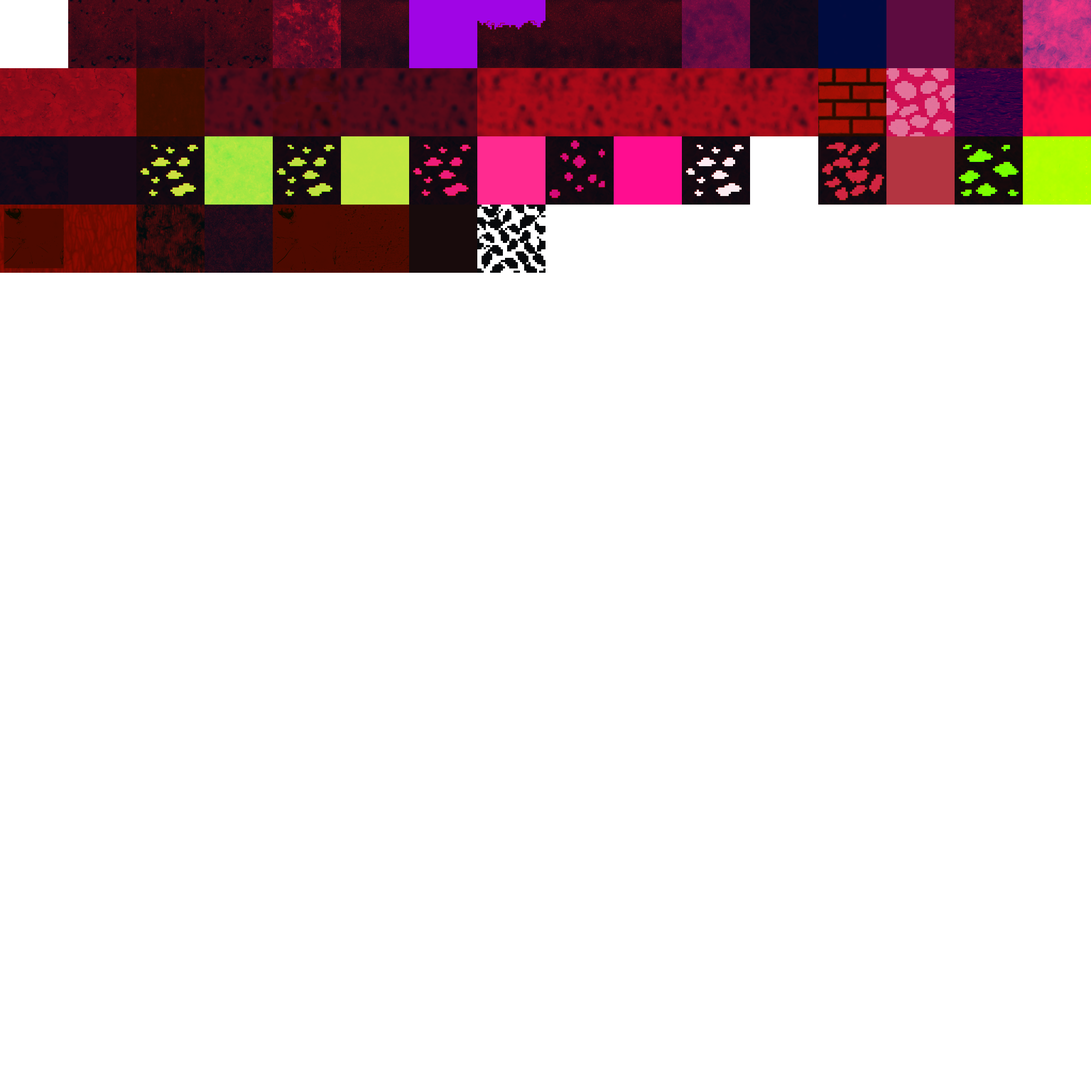
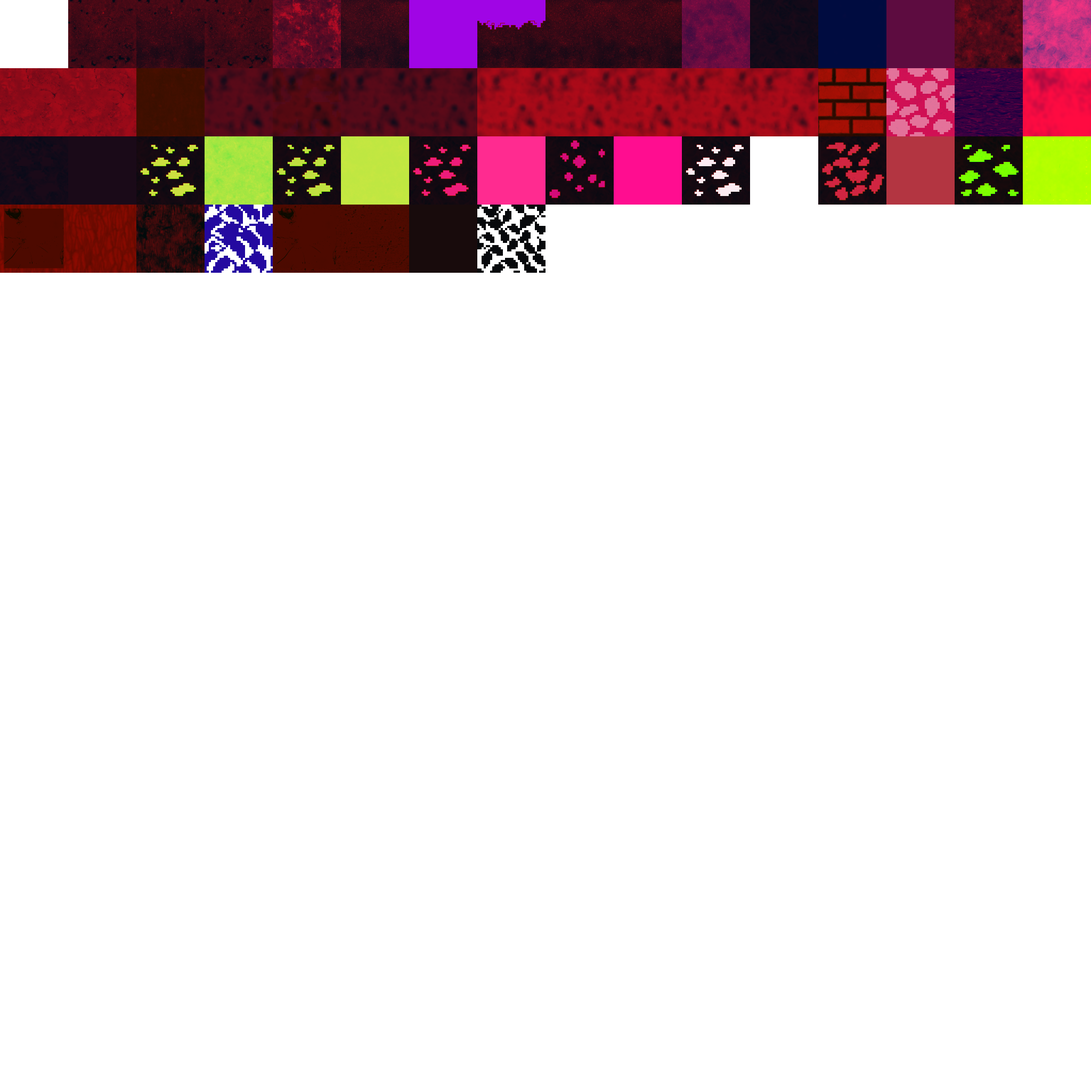
The second 1091x1091 image is a revision of the first. Changes to its layers:
painted on "oak_leaves" over [204, 204, 273, 273]
